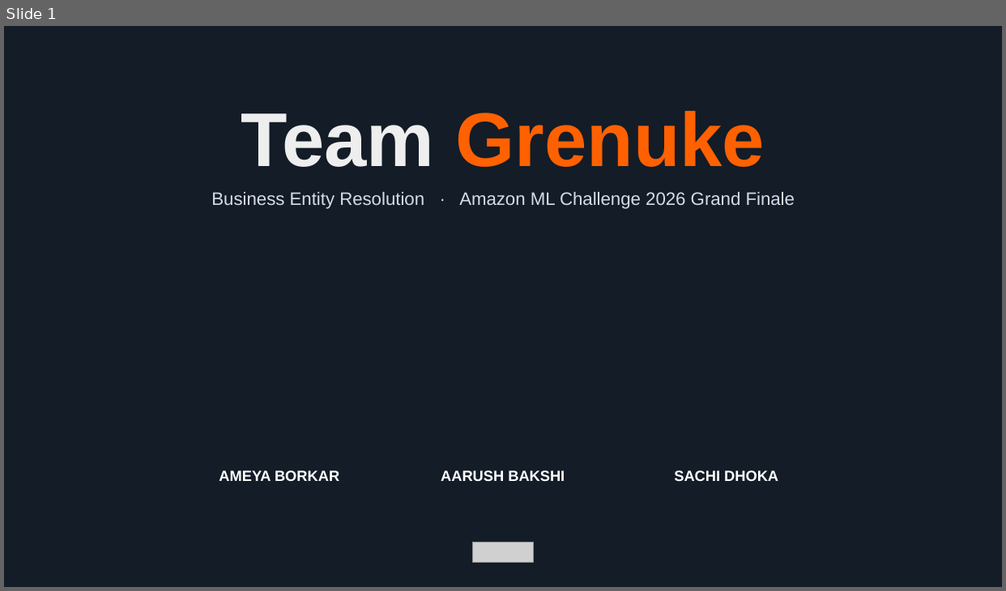
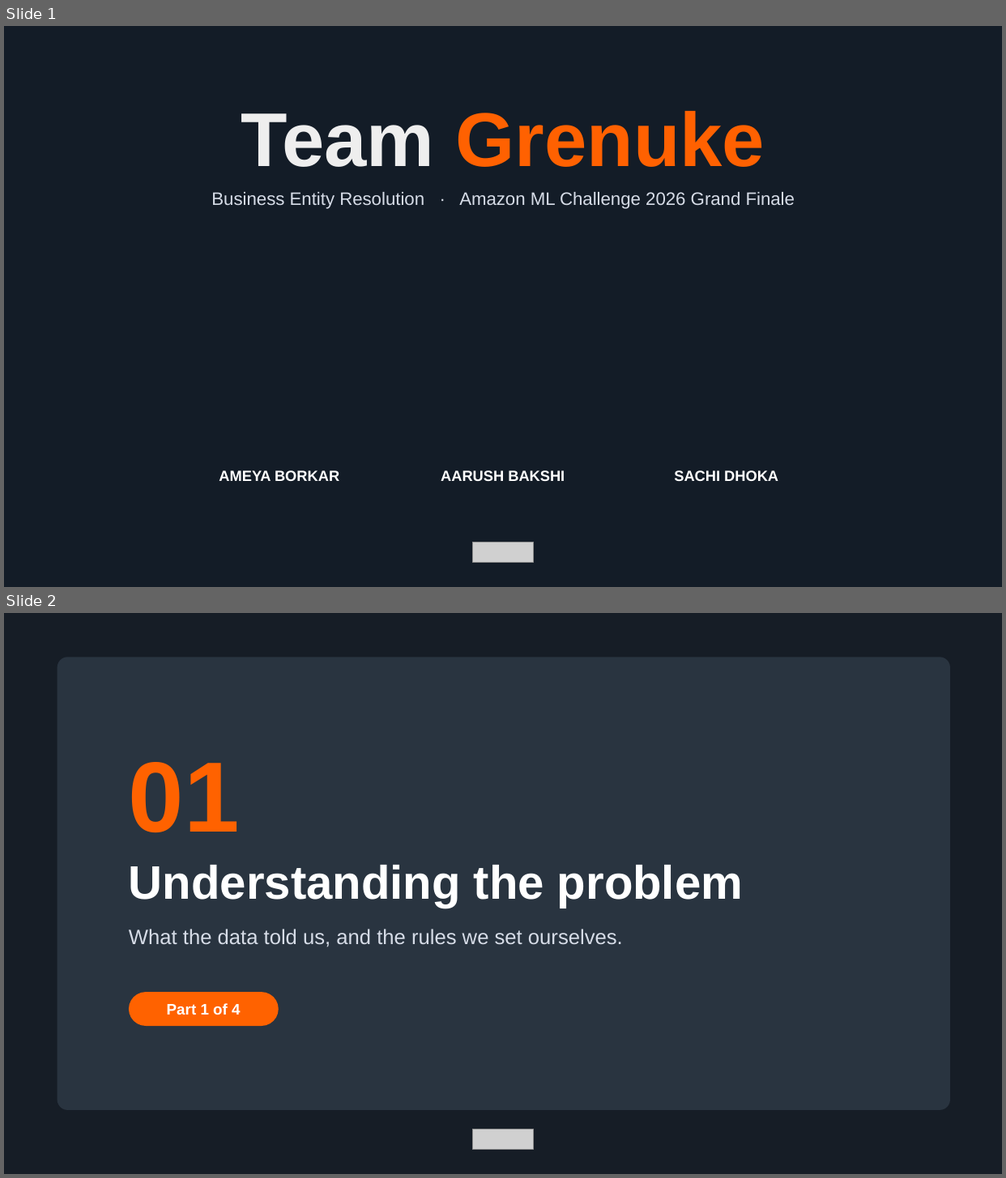
Before and after one commit to AmeyaBorkar/Grenuke, a slide deck: finale/Grenuke_Finale_Deck.pptx. Shown one above the other, each under a label of ours: slide 1 before the commit, slides 1 and 2 after it. The pictures are 1006x591 and 1006x1178 pixels, drawn with LibreOffice and Linux fonts; fonts in the diff are those of the drawing; grey boxes stand for pictures. Boxes give left, top, right and bottom in pixels: in the first picture for what was removed or moved away, otherwise in the second. Text is boxed around its words. In the diff, an @@ line names an element or a change of style, - is before the commit and + after.

```diff
--- a/finale/Grenuke_Finale_Deck.pptx
+++ b/finale/Grenuke_Finale_Deck.pptx
@@ slide 2 added at <box>4,613,1002,1174</box>, background #161D26 @@
@@ rounded rectangle added at <box>57,657,950,1110</box>, fill #293440 @@
@@ text added at <box>129,762,240,833</box>, 72 pt, text #FF6200, bold @@
+01
@@ text added at <box>129,865,743,908</box>, 34 pt, text #FFFFFF, bold @@
+Understanding the problem
@@ text added at <box>129,929,623,948</box>, 15 pt, text #D6DCE7 @@
+What the data told us, and the rules we set ourselves.
@@ rounded rectangle added at <box>129,992,279,1026</box>, fill #FF6200, 11 pt, text #FFFFFF, bold @@
+Part 1 of 4
@@ picture added at <box>473,1129,534,1149</box> @@
```
Also in this commit, not shown: 6 slides changed, 7 other slides added, 3 slides removed, 2 other files.
